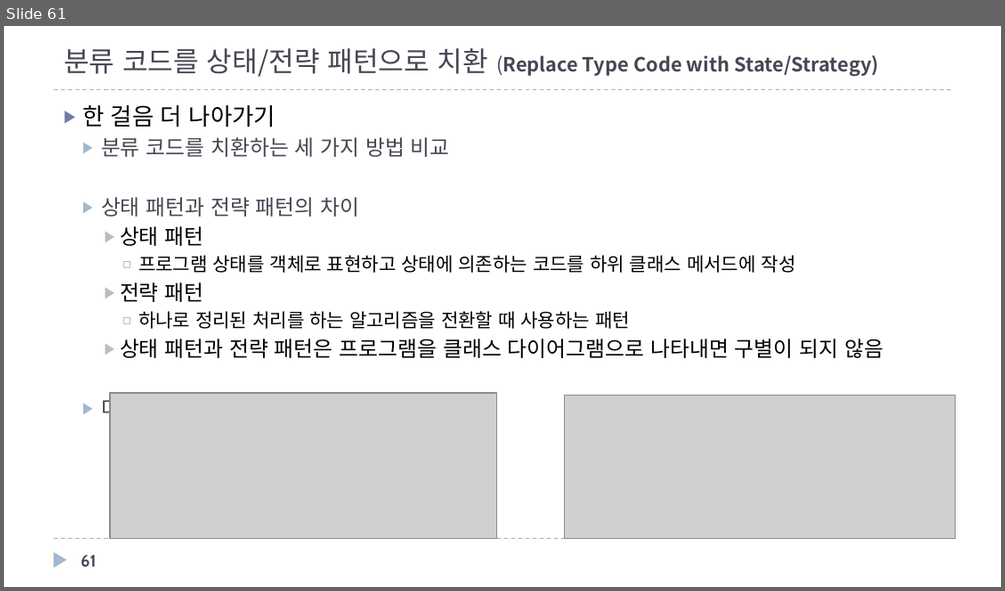
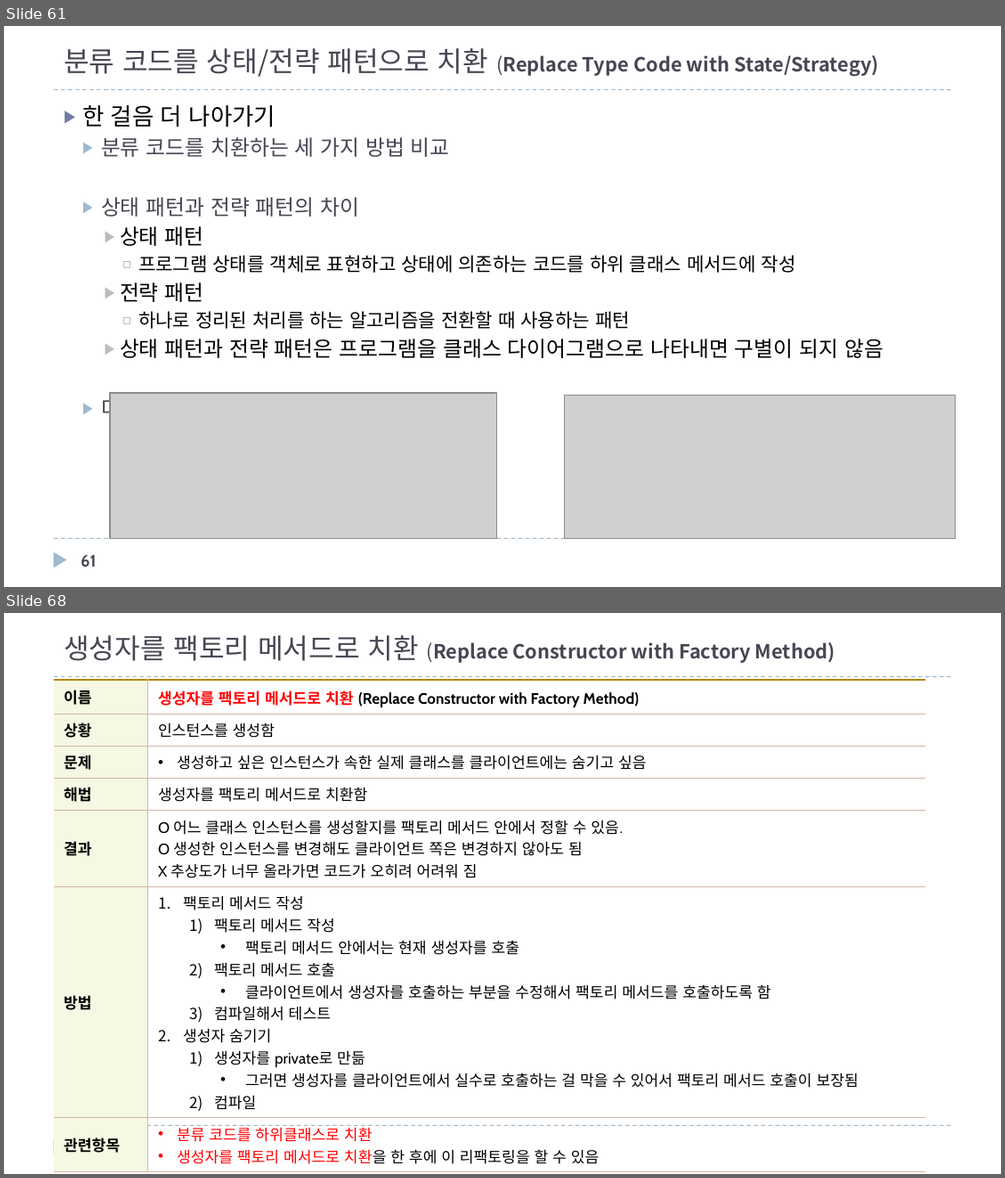
Before and after one commit to mkgungor/refactoring_java, a slide deck: ppt/자바로 배우는 리팩토링 입문.pptx. Shown one above the other, each under a label of ours: slide 61 before the commit, slides 61 and 68 after it; the slides between them are not shown. The pictures are 1005x591 and 1005x1178 pixels, drawn with LibreOffice and Linux fonts; fonts in the diff are those of the drawing; grey boxes stand for pictures. Boxes give left, top, right and bottom in pixels: in the first picture for what was removed or moved away, otherwise in the second. Text is boxed around its words. In the diff, an @@ line names an element or a change of style, - is before the commit and + after.

```diff
--- a/ppt/자바로 배우는 리팩토링 입문.pptx
+++ b/ppt/자바로 배우는 리팩토링 입문.pptx
@@ slide 68 added at box(4, 613, 1001, 1174), background #FFFFFF; not listed: 3 template elements that a slide beside it also shows @@
@@ title added at box(64, 635, 835, 663), 14 pt, text #464653, bold @@
+생성자를 팩토리 메서드로 치환 (Replace Constructor with Factory Method)
@@ table added at box(54, 680, 925, 1167), 7 rows, 2 columns @@
+이름 | 생성자를 팩토리 메서드로 치환 (Replace Constructor with Factory Method)
+상황 | 인스턴스를 생성함
+문제 | 생성하고 싶은 인스턴스가 속한 실제 클래스를 클라이언트에는 숨기고 싶음
+해법 | 생성자를 팩토리 메서드로 치환함
+결과 | O 어느 클래스 인스턴스를 생성할지를 팩토리 메서드 안에서 정할 수 있음. / O 생성한 인스턴스를 변경해도 클라이언트 쪽은 변경하지 않아도 됨 / X 추상도가 너무 올라가면 코드가 오히려 어려워 짐
+방법 | 팩토리 메서드 작성 / 팩토리 메서드 작성 / 팩토리 메서드 안에서는 현재 생성자를 호출 / 팩토리 메서드 호출 / 클라이언트에서 생성자를 호출하는 부분을 수정해서 팩토리 메서드를 호출하도록 함 / 컴파일해서 테스트 / 생성자 숨기기 / 생성자를 private로 만듦 / 그러면 생성자를 클라이언트에서 실수로 호출하는 걸 막을 수 있어서 팩토리 메서드 호출이 보장됨 / 컴파일
+관련항목 | 분류 코드를 하위클래스로 치환 / 생성자를 팩토리 메서드로 치환을 한 후에 이 리팩토링을 할 수 있음
@@ page number added at box(81, 1140, 100, 1152), 12 pt, text #464653, bold @@
+68
```
Also in this commit, not shown: 1 slide changed, 30 other slides added.
